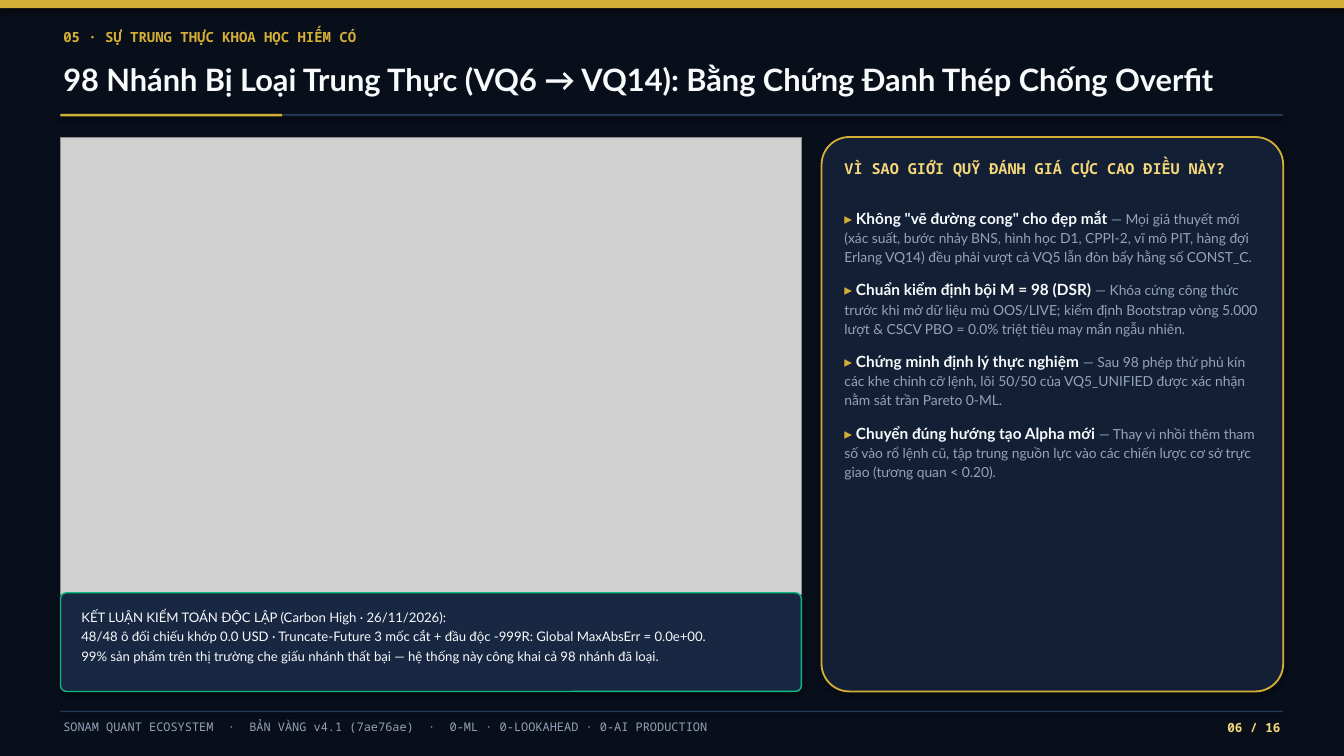
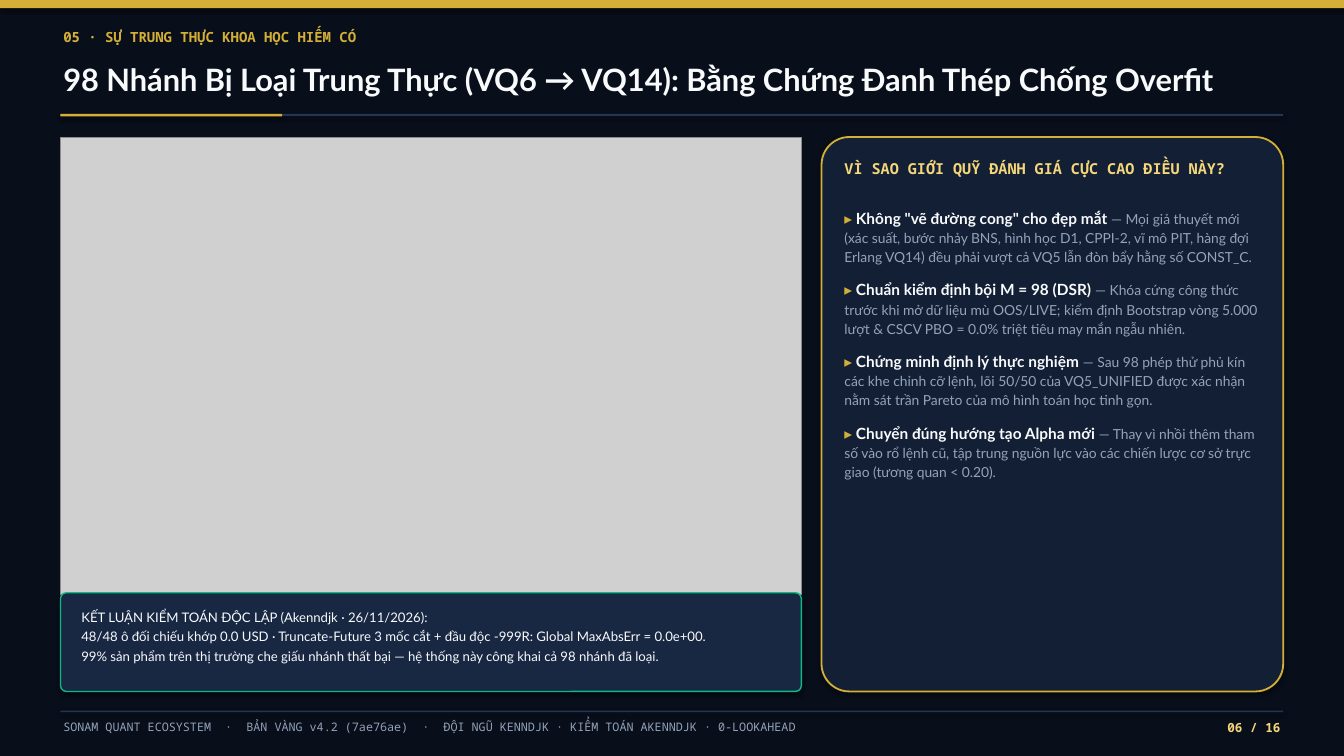
Before and after one commit to kenndjk0412-maker/sonam-quant, a slide deck: slide 6 of Sonam-Quant-Golden-Deck.pptx. Drawn at 1344x756 pixels with LibreOffice and Linux fonts; fonts in the diff are those of the drawing; grey boxes stand for pictures. Boxes give left, top, right and bottom in pixels: in the first picture for what was removed or moved away, otherwise in the second. Text is boxed around its words. In the diff, an @@ line names an element or a change of style, - is before the commit and + after.

Commit message:
Golden Edition v4.2 (7ae76ae) — Pure Quant Institutional Edition (Kenndjk & Akenndjk, 0 AI jargon)

```diff
--- a/Sonam-Quant-Golden-Deck.pptx
+++ b/Sonam-Quant-Golden-Deck.pptx
@@ text at bbox=[844, 355, 1245, 408]: text changed @@
-▸ Chứng minh định lý thực nghiệm — Sau 98 phép thử phủ kín các khe chỉnh cỡ lệnh, lõi 50/50 của VQ5_UNIFIED được xác nhận nằm sát trần Pareto 0-ML.
+▸ Chứng minh định lý thực nghiệm — Sau 98 phép thử phủ kín các khe chỉnh cỡ lệnh, lõi 50/50 của VQ5_UNIFIED được xác nhận nằm sát trần Pareto của mô hình toán học tinh gọn.
@@ text at bbox=[81, 610, 428, 625]: text changed @@
-KẾT LUẬN KIỂM TOÁN ĐỘC LẬP (Carbon High · 26/11/2026):
+KẾT LUẬN KIỂM TOÁN ĐỘC LẬP (Akenndjk · 26/11/2026):
@@ text at bbox=[63, 720, 795, 733]: text changed; size 8.5 to 8.4 pt @@
-SONAM QUANT ECOSYSTEM · BẢN VÀNG v4.1 (7ae76ae) · 0-ML · 0-LOOKAHEAD · 0-AI PRODUCTION
+SONAM QUANT ECOSYSTEM · BẢN VÀNG v4.2 (7ae76ae) · ĐỘI NGŨ KENNDJK · KIỂM TOÁN AKENNDJK · 0-LOOKAHEAD
```
Also in this commit, not shown: 15 other slides changed, 4 other files.
